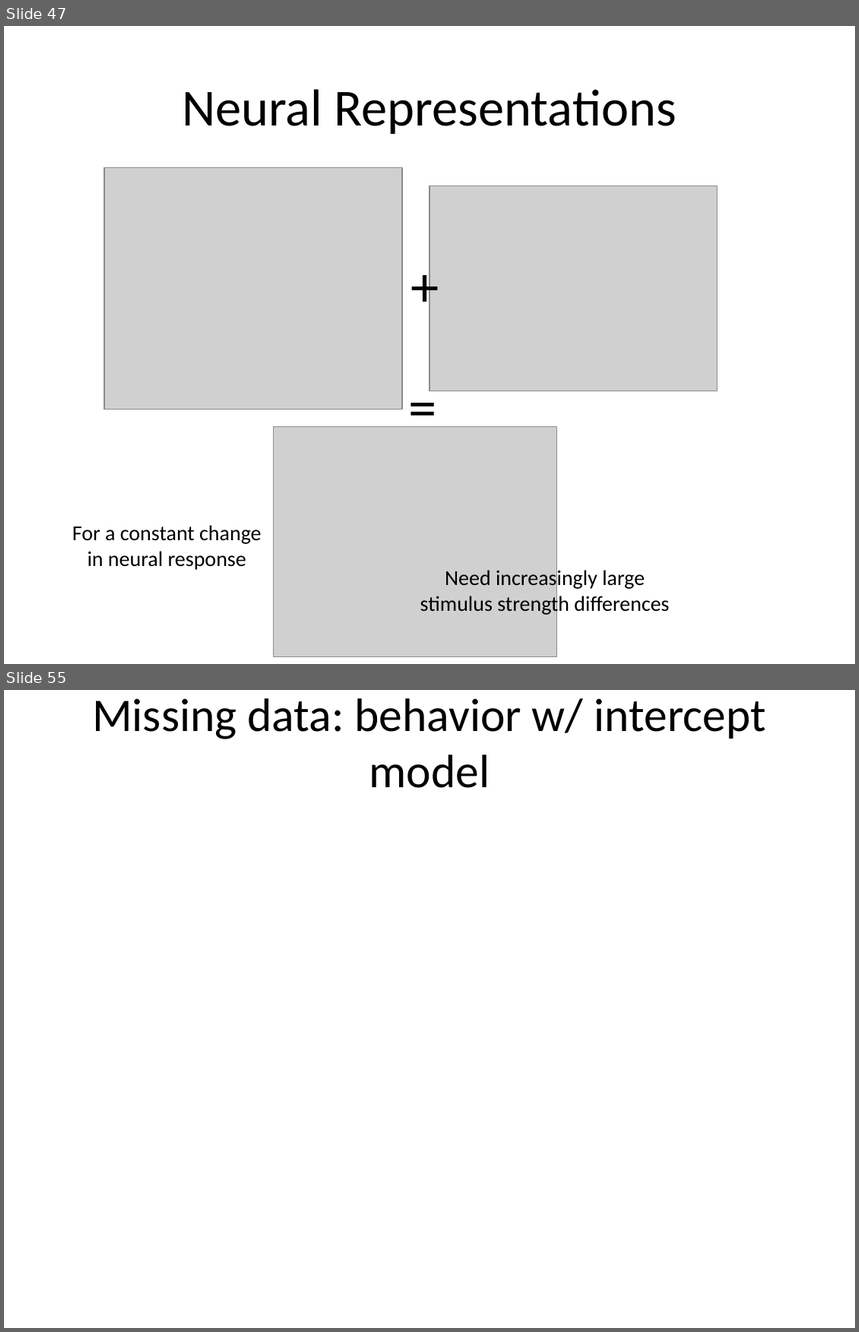
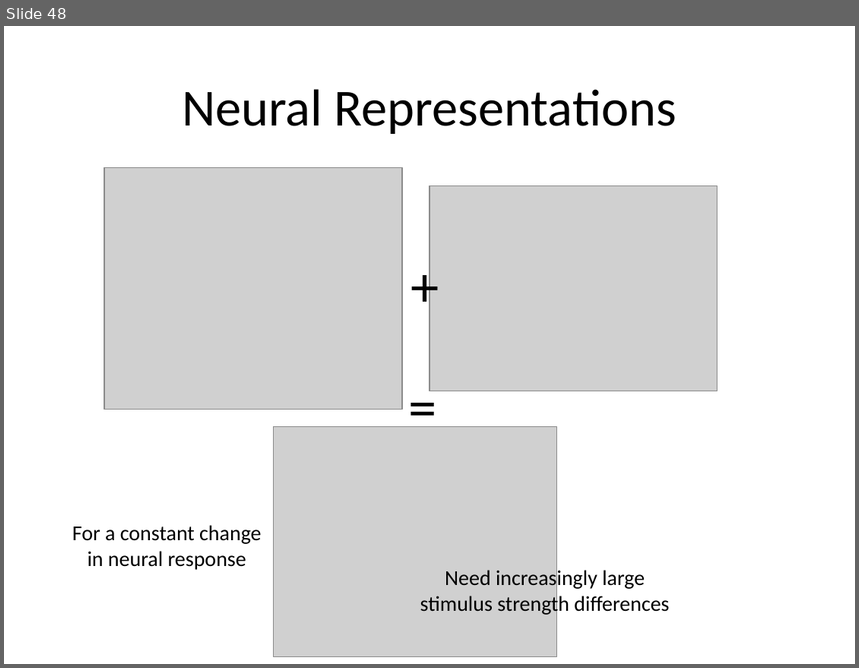
Before and after one commit to dbirman/att_awe, a slide deck: talks/20160823_mad_birman.pptx. Shown one above the other, each under a label of ours: slides 47 and 55 before the commit, slide 48 after it; the slides between them are not shown. The pictures are 859x1332 and 859x668 pixels, drawn with LibreOffice and Linux fonts; fonts in the diff are those of the drawing; grey boxes stand for pictures. Boxes give left, top, right and bottom in pixels: in the first picture for what was removed or moved away, otherwise in the second. Text is boxed around its words. In the diff, an @@ line names an element or a change of style, - is before the commit and + after.

```diff
--- a/talks/20160823_mad_birman.pptx
+++ b/talks/20160823_mad_birman.pptx
@@ slide 55 removed at (4,690,855,1328), background #FFFFFF @@
@@ title removed at (92,698,766,788) @@
-Missing data: behavior w/ intercept model
@@ what was slide 47 is now slide 48 @@
```
Also in this commit, not shown: 7 slides changed, 4 slides added, 7 other slides removed, 2 other files.
